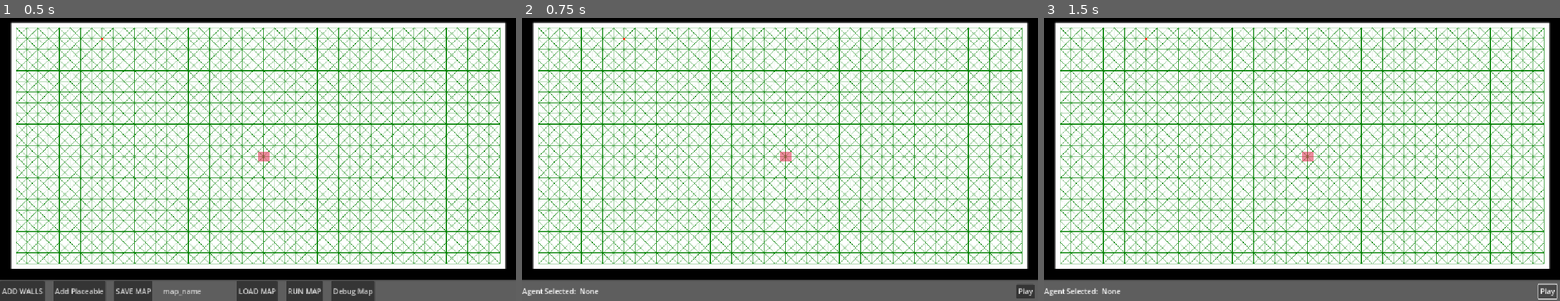
Above: before the commit, frames 1-3 (left to right).
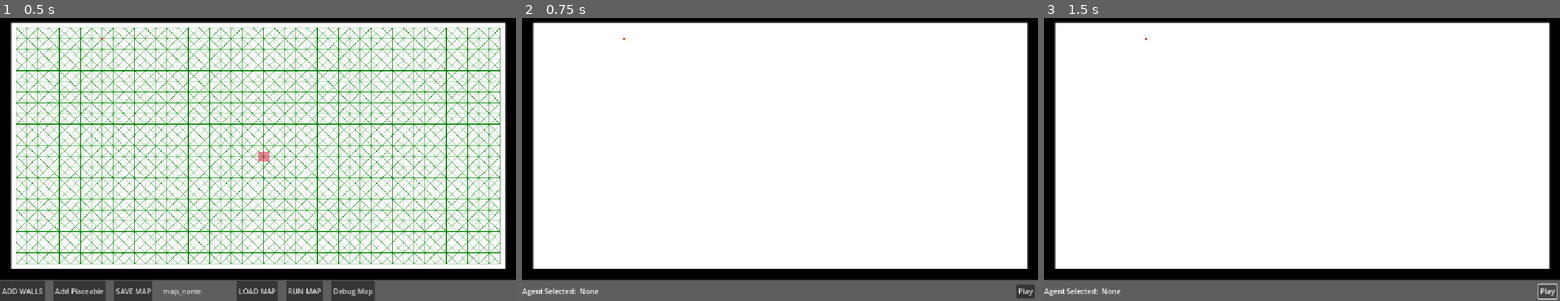
Above: after the commit, the same moments.

Repository: 702BH/GameAIProjects
Game: Godot game, scene res://ProgrammingGameAIByExample/Raven/raven_main_scene.tscn
Two runs of this game, one before a commit and one after it. Both use one fixed random seed, a clock stepped at 60 frames per second and the inputs below. The project has no main scene, so this scene is started directly.
Inputs:
- Up to frame 1 (0.5 s): no input
- Up to frame 2 (0.75 s): click "RUN MAP" at 0.5 s
- Up to frame 3 (1.5 s): click "Play" at 1.25 s

Frame 1 is identical in both runs. In frame 2, 25% of the frame differs, in the area x 3-97%, y 3-88%; in frame 3, 25%.

Commit message:
updated wall avoidance feelers

Diff:
--- a/aiforgamesprojects/ProgrammingGameAIByExample/Raven/Debug/DebugSettings.gd
+++ b/aiforgamesprojects/ProgrammingGameAIByExample/Raven/Debug/DebugSettings.gd
@@ -1,6 +1,6 @@
 extends Node
 
-var debug_mode := false
+var debug_mode := true
 
 
 
--- a/aiforgamesprojects/ProgrammingGameAIByExample/Raven/map_drawing.gd
+++ b/aiforgamesprojects/ProgrammingGameAIByExample/Raven/map_drawing.gd
@@ -35,24 +35,26 @@
 			if node.node_type == RavenNode.NodeType.TRAVERSAL:
 				draw_rect(Rect2(node.node_pos.x * World.resolution, node.node_pos.y * World.resolution, World.resolution, World.resolution), Color.WHITE)
 				neighbors = World.graph.edges[node.id]
-				if node.item_type:
-					match node.item_type.item_type:
-						RavenNodeItem.ItemType.HEALTH:
-							#draw_string(font, World.grid_to_world(node.node_pos.x, node.node_pos.y), "H", HORIZONTAL_ALIGNMENT_CENTER, -1.0, 14, Color.RED)
-							draw_circle(World.grid_to_world(node.node_pos.x, node.node_pos.y), 5.0, Color.GREEN_YELLOW)
-						RavenNodeItem.ItemType.WEAPON:
-							if node.item_type.item_sub_type == RavenNodeItem.ItemSubType.SHOTGUN:
-								#draw_string(font, World.grid_to_world(node.node_pos.x, node.node_pos.y)  + Vector2(-World.resolution, -5), "SHOTGUN", HORIZONTAL_ALIGNMENT_CENTER, -1.0, 10, Color.BLACK)
-								draw_circle(World.grid_to_world(node.node_pos.x, node.node_pos.y), 5.0, Color.CRIMSON)
-							elif node.item_type.item_sub_type == RavenNodeItem.ItemSubType.ROCKET_LAUNCHER:
-								draw_circle(World.grid_to_world(node.node_pos.x, node.node_pos.y), 5.0, Color.AQUA)
-							elif node.item_type.item_sub_type == RavenNodeItem.ItemSubType.BLASTER:
-								draw_circle(World.grid_to_world(node.node_pos.x, node.node_pos.y), 5.0, Color.BLUE_VIOLET)#
-							elif node.item_type.item_sub_type == RavenNodeItem.ItemSubType.RAIL_GUN:
-								draw_circle(World.grid_to_world(node.node_pos.x, node.node_pos.y), 5.0, Color.CORAL)
+				if DebugSettings.debug_mode:
+					if node.item_type:
+						match node.item_type.item_type:
+							RavenNodeItem.ItemType.HEALTH:
+								#draw_string(font, World.grid_to_world(node.node_pos.x, node.node_pos.y), "H", HORIZONTAL_ALIGNMENT_CENTER, -1.0, 14, Color.RED)
+								draw_circle(World.grid_to_world(node.node_pos.x, node.node_pos.y), 5.0, Color.GREEN_YELLOW)
+							RavenNodeItem.ItemType.WEAPON:
+								if node.item_type.item_sub_type == RavenNodeItem.ItemSubType.SHOTGUN:
+									#draw_string(font, World.grid_to_world(node.node_pos.x, node.node_pos.y)  + Vector2(-World.resolution, -5), "SHOTGUN", HORIZONTAL_ALIGNMENT_CENTER, -1.0, 10, Color.BLACK)
+									draw_circle(World.grid_to_world(node.node_pos.x, node.node_pos.y), 5.0, Color.CRIMSON)
+								elif node.item_type.item_sub_type == RavenNodeItem.ItemSubType.ROCKET_LAUNCHER:
+									draw_circle(World.grid_to_world(node.node_pos.x, node.node_pos.y), 5.0, Color.AQUA)
+								elif node.item_type.item_sub_type == RavenNodeItem.ItemSubType.BLASTER:
+									draw_circle(World.grid_to_world(node.node_pos.x, node.node_pos.y), 5.0, Color.BLUE_VIOLET)#
+								elif node.item_type.item_sub_type == RavenNodeItem.ItemSubType.RAIL_GUN:
+									draw_circle(World.grid_to_world(node.node_pos.x, node.node_pos.y), 5.0, Color.CORAL)
 			elif node.node_type == RavenNode.NodeType.SPAWN:
 				draw_rect(Rect2(node.node_pos.x * World.resolution, node.node_pos.y * World.resolution, World.resolution, World.resolution), Color.WHITE)
-				draw_circle(World.grid_to_world(node.node_pos.x, node.node_pos.y), 4.0, Color.REBECCA_PURPLE)
+				if DebugSettings.debug_mode:
+					draw_circle(World.grid_to_world(node.node_pos.x, node.node_pos.y), 4.0, Color.REBECCA_PURPLE)
 				neighbors = World.graph.edges[node.id]
 			else:
 				# its a wall
@@ -66,10 +68,12 @@
 					var node_row = neighbor.to / World.columns
 					var node_col = neighbor.to % World.columns
 					var current_neighbor: RavenNode = World.grid_world[node_row][node_col]
-					if node.node_type == RavenNode.NodeType.WALL:
-						draw_line(World.grid_to_world(node.node_pos.x, node.node_pos.y), World.grid_to_world(current_neighbor.node_pos.x, current_neighbor.node_pos.y), Color.WHITE)
-					else:
-						draw_line(World.grid_to_world(node.node_pos.x, node.node_pos.y), World.grid_to_world(current_neighbor.node_pos.x, current_neighbor.node_pos.y), Color.WEB_GREEN)
+					if DebugSettings.debug_mode:
+						if node.node_type == RavenNode.NodeType.WALL:
+							draw_line(World.grid_to_world(node.node_pos.x, node.node_pos.y), World.grid_to_world(current_neighbor.node_pos.x, current_neighbor.node_pos.y), Color.WHITE)
+
+						else:
+							draw_line(World.grid_to_world(node.node_pos.x, node.node_pos.y), World.grid_to_world(current_neighbor.node_pos.x, current_neighbor.node_pos.y), Color.WEB_GREEN)
 			if node.node_type == RavenNode.NodeType.WALL:
 				World.graph.remove_wall(node.id)
 		dirty_nodes.clear()
--- a/aiforgamesprojects/ProgrammingGameAIByExample/Raven/map_drawing_input.gd
+++ b/aiforgamesprojects/ProgrammingGameAIByExample/Raven/map_drawing_input.gd
@@ -30,7 +30,15 @@
 	RavenServiceBus.debg_mode_changed.connect(_on_debug_mode_changed.bind())
 
 func _on_debug_mode_changed(mode:bool) -> void:
-	pass
+	print("DEBUG MODE CHANGED")
+	print(DebugSettings.debug_mode)
+	static_drawing.queue_redraw()
+	drawer.queue_redraw()
+	viewport.render_target_clear_mode = SubViewport.CLEAR_MODE_ONCE
+	for node in World.graph.nodes:
+		drawer.dirty_nodes.append(node)
+	#drawer.dirty_nodes = World.graph.nodes.duplicate()
+	drawer.queue_redraw()
 
 func _on_popup_submitted(data: SelectableData) -> void:
 	#print("Popup sucessfuly submitted")
--- a/aiforgamesprojects/ProgrammingGameAIByExample/Raven/map_ui_editor.gd
+++ b/aiforgamesprojects/ProgrammingGameAIByExample/Raven/map_ui_editor.gd
@@ -77,6 +77,7 @@
 	map_editor_ui.visible = false
 	map_run_ui.visible = true
 	map_drawer.current_ui_state = MapDrawing.ui_state.MAP_RUNNING
+	DebugSettings.set_debug_mode(false)
 	start_map_request.emit()
 
 func on_agent_selected(agent: RavenAgent) -> void:
--- a/aiforgamesprojects/ProgrammingGameAIByExample/Raven/overlay_draw.gd
+++ b/aiforgamesprojects/ProgrammingGameAIByExample/Raven/overlay_draw.gd
@@ -2,20 +2,20 @@
 #
 
 func _process(delta: float) -> void:
-	if DebugSettings.debug_mode:
-		queue_redraw()
+	queue_redraw()
 
 func _draw() -> void:
-	var mouse_position:= get_global_mouse_position()
-	var mouse_grid = World.position_to_grid(mouse_position)
-	var color = Color.CRIMSON
-	color.a = 0.5
-	draw_rect(Rect2(mouse_grid.x * World.resolution, mouse_grid.y * World.resolution, World.resolution, World.resolution), color)
+	if DebugSettings.debug_mode:
+		var mouse_position:= get_global_mouse_position()
+		var mouse_grid = World.position_to_grid(mouse_position)
+		var color = Color.CRIMSON
+		color.a = 0.5
+		draw_rect(Rect2(mouse_grid.x * World.resolution, mouse_grid.y * World.resolution, World.resolution, World.resolution), color)
 
-	for key in World.cell_buckets_static:
-			var walls = World.cell_buckets_static[key]
-			for wall in walls:
-				if !wall.is_border:
-					var wall_segments = wall.wall_segments
-					for j in range(wall_segments.size()):
-						draw_line(wall_segments[j][0], wall_segments[j][0] + wall.wall_normals[j] * 5.0, Color.BLUE)
+		for key in World.cell_buckets_static:
+				var walls = World.cell_buckets_static[key]
+				for wall in walls:
+					if !wall.is_border:
+						var wall_segments = wall.wall_segments
+						for j in range(wall_segments.size()):
+							draw_line(wall_segments[j][0], wall_segments[j][0] + wall.wall_normals[j] * 5.0, Color.BLUE)
--- a/aiforgamesprojects/ProgrammingGameAIByExample/Raven/raven_agent.gd
+++ b/aiforgamesprojects/ProgrammingGameAIByExample/Raven/raven_agent.gd
@@ -57,8 +57,9 @@
 
 ]
 
-
-var feeler_length = 5.0
+var min_feeler_length := 15
+var max_feeler_length := 35
+var feeler_length = min_feeler_length
 var feelers = [Vector2.ZERO,Vector2.ZERO, Vector2.ZERO]
 
 
@@ -133,6 +134,7 @@
 
 	weapon_system.take_aim_and_shoot(delta)
 
+	feeler_length = min_feeler_length + (velocity.length() / max_speed) * (max_feeler_length - min_feeler_length)
 	var steering_force = steering_controller.calculate()
 	apply_force(steering_force)
 	velocity += acceleration * delta
@@ -142,10 +144,10 @@
 	if !targeting_system.current_target:
 		rotateVehicle(delta)
 
-	var heading :Vector2= velocity.normalized() * (max_speed + feeler_length)
-	feelers[0] = Vector2(heading.x, heading.y) + position
-	feelers[1] = Vector2(heading.x, heading.y).rotated(0.5)  + Vector2(position.x, position.y)
-	feelers[2] = Vector2(heading.x, heading.y).rotated(-0.5) + Vector2(position.x, position.y)
+	var heading :Vector2= velocity.normalized() * (feeler_length)
+	feelers[0] = heading + position
+	feelers[1] = heading.rotated(0.5)  + position
+	feelers[2] = heading.rotated(-0.5) + position
 
 
 	var new_cell = World.position_to_grid(position)
--- a/aiforgamesprojects/ProgrammingGameAIByExample/Raven/raven_steering_controller.gd
+++ b/aiforgamesprojects/ProgrammingGameAIByExample/Raven/raven_steering_controller.gd
@@ -264,7 +264,7 @@
 							hit_segment = j
 		if closest_wall and hit_feeler != -1:
 			var over_shoot = owner_agent.feelers[hit_feeler] - closest_point
-			steering_force = closest_wall.wall_normals[hit_segment] * over_shoot.length()
+			steering_force += closest_wall.wall_normals[hit_segment] * over_shoot.length() * 2.0
 
 	###
 	# testing new method
--- a/aiforgamesprojects/ProgrammingGameAIByExample/Raven/static_drawing.gd
+++ b/aiforgamesprojects/ProgrammingGameAIByExample/Raven/static_drawing.gd
@@ -3,10 +3,11 @@
 
 
 func _draw() -> void:	# Draw the Grid rows and columns:
-	for i in range(World.rows + 1):
-		var y = i * World.resolution
-		draw_line(Vector2(0, y), Vector2(World.width, y), Color.RED, 1.0)
+	if DebugSettings.debug_mode:
+		for i in range(World.rows + 1):
+			var y = i * World.resolution
+			draw_line(Vector2(0, y), Vector2(World.width, y), Color.RED, 1.0)
 
-	for c in range(World.columns + 1):
-		var x = c * World.resolution
-		draw_line(Vector2(x, 0), Vector2(x, World.height), Color.RED, 1.0)
+		for c in range(World.columns + 1):
+			var x = c * World.resolution
+			draw_line(Vector2(x, 0), Vector2(x, World.height), Color.RED, 1.0)
